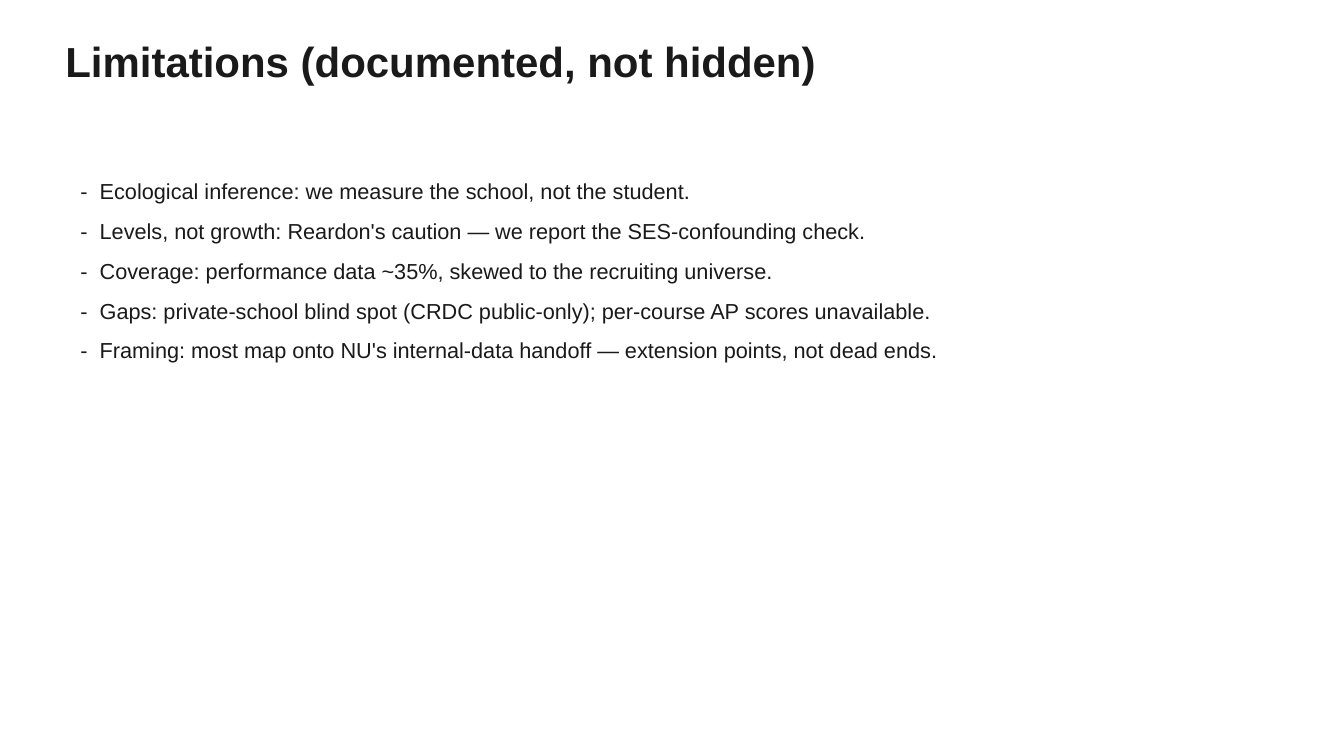
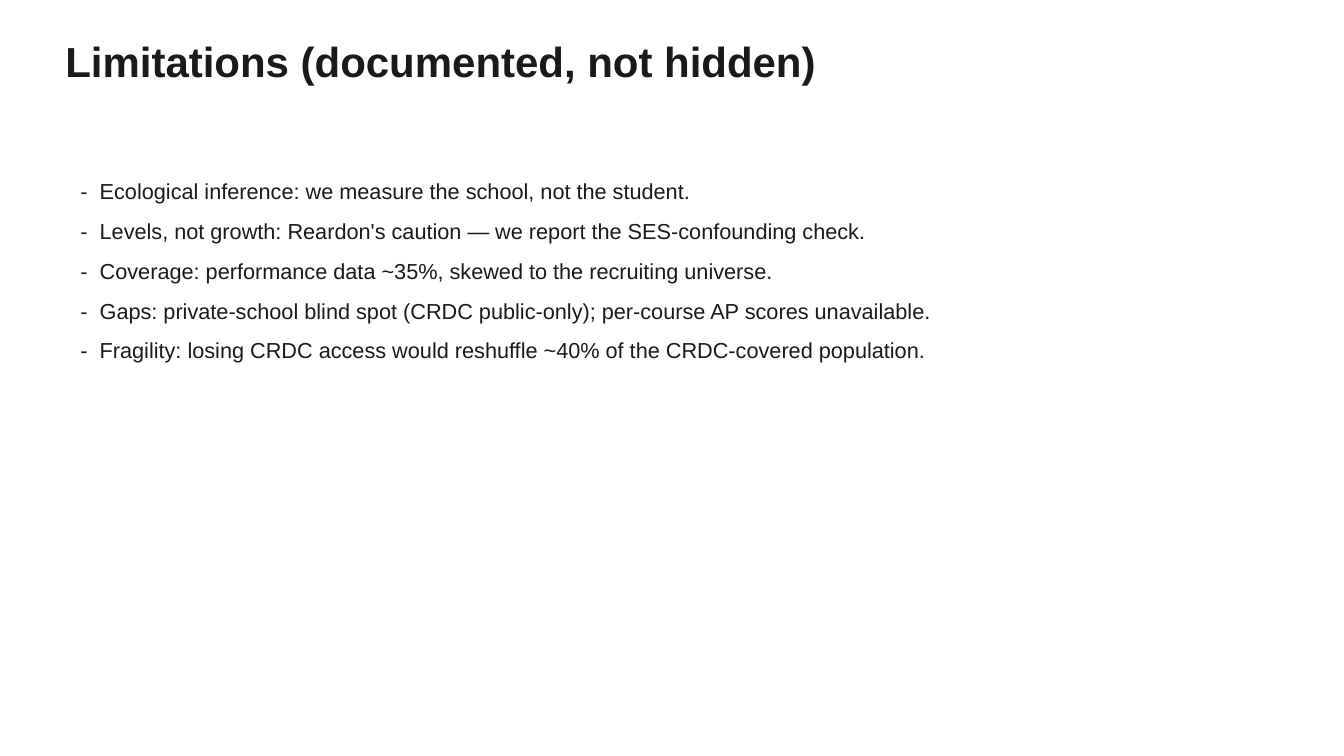
Before and after one commit to mchalekson/498-capstone, a slide deck: slide 15 of docs/MSDS_498_Midterm.pptx (slide 11 before the commit). Drawn at 1344x756 pixels with LibreOffice and Linux fonts; fonts in the diff are those of the drawing. Boxes give left, top, right and bottom in pixels: in the first picture for what was removed or moved away, otherwise in the second. Text is boxed around its words. In the diff, an @@ line names an element or a change of style, - is before the commit and + after.

```diff
--- a/docs/MSDS_498_Midterm.pptx
+++ b/docs/MSDS_498_Midterm.pptx
@@ text at [100,342,925,363]: text changed @@
-- Framing: most map onto NU's internal-data handoff — extension points, not dead ends.
+- Fragility: losing CRDC access would reshuffle ~40% of the CRDC-covered population.
```
Also in this commit, not shown: 7 other slides changed, 4 slides added, 1 slide removed, 7 other files.
